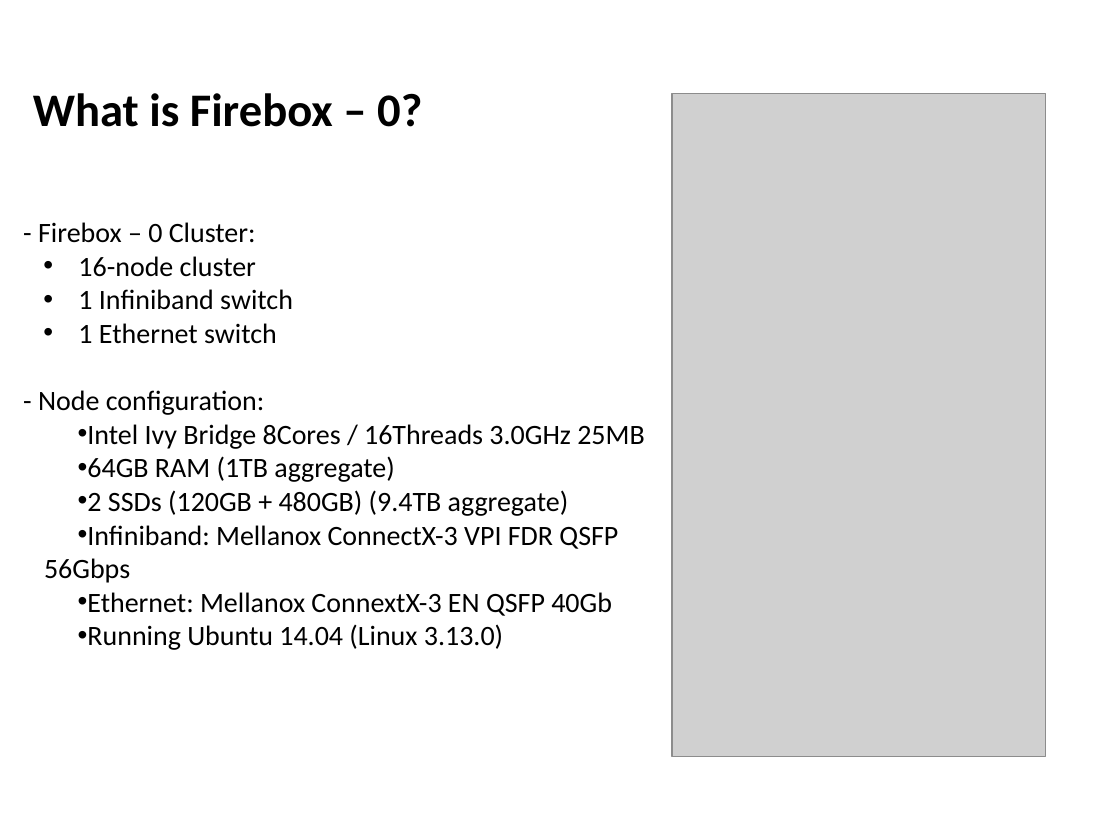
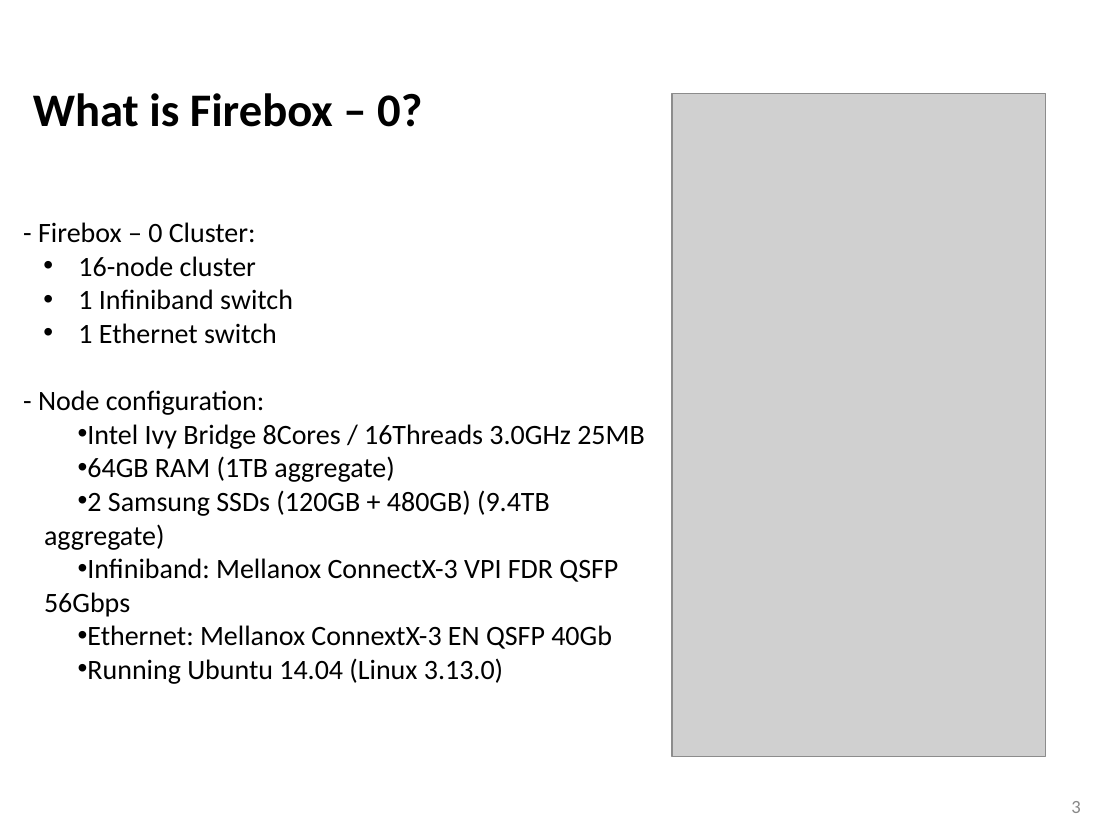
Before and after one commit to jcarreira/aspire-retreat, a slide deck: slide 3 of Fireboxsw-retreat-presentation_v2.pptx. Drawn at 1120x840 pixels with LibreOffice and Linux fonts; fonts in the diff are those of the drawing; grey boxes stand for pictures; background and template pictures are left out. Boxes give left, top, right and bottom in pixels: in the first picture for what was removed or moved away, otherwise in the second. Text is boxed around its words. In the diff, an @@ line names an element or a change of style, - is before the commit and + after.

```diff
--- a/Fireboxsw-retreat-presentation_v2.pptx
+++ b/Fireboxsw-retreat-presentation_v2.pptx
@@ text at bbox=[44, 490, 550, 550]: text changed @@
-• 2 SSDs (120GB + 480GB) (9.4TB aggregate)
+• 2 Samsung SSDs (120GB + 480GB) (9.4TB aggregate)
@@ page number added at bbox=[1071, 801, 1080, 813], 12 pt, text #888888 @@
+3
```
Also in this commit, not shown: 26 other slides changed, 2 slides added, 1 slide removed, 4 other files.
